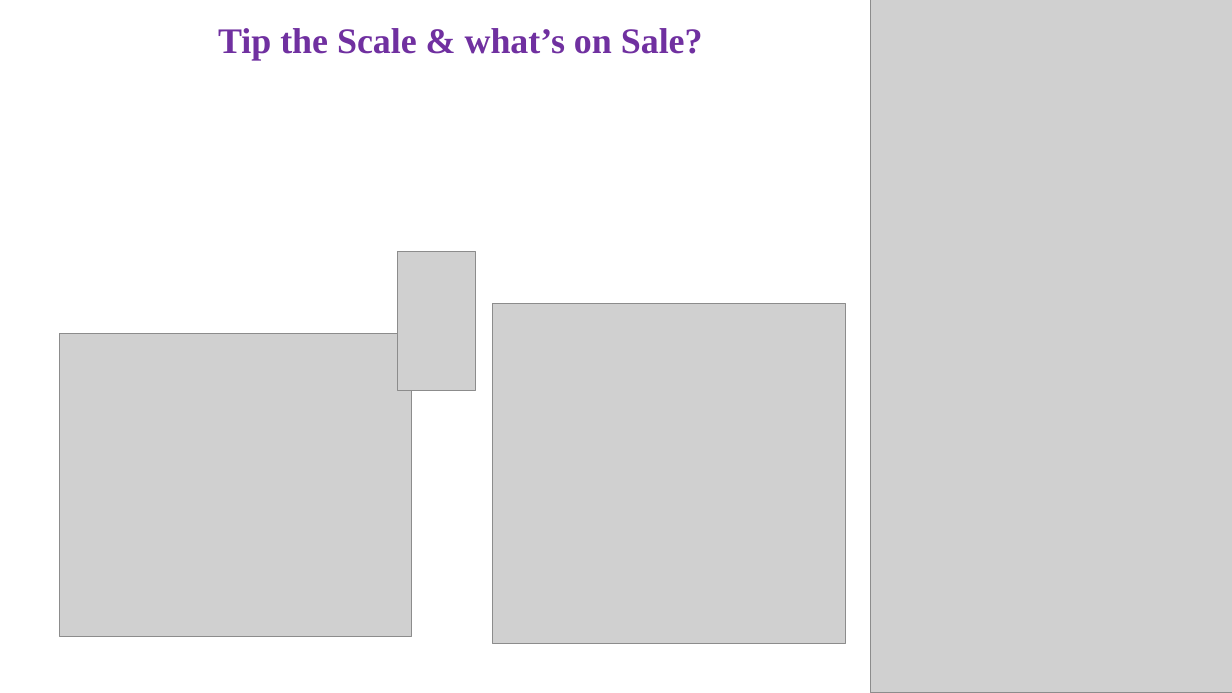
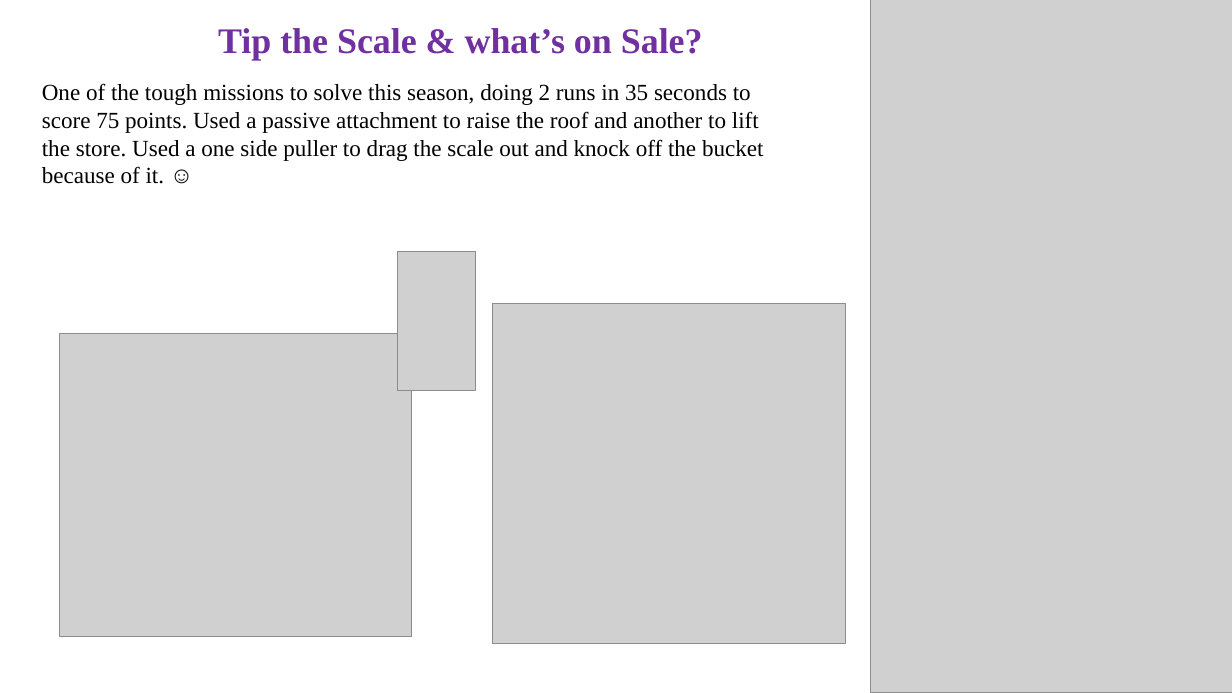
Before and after one commit to rkolavennu/EarthBuilders, a slide deck: slide 5 of Robot Design.pptx. Drawn at 1232x693 pixels with LibreOffice and Linux fonts; fonts in the diff are those of the drawing; grey boxes stand for pictures. Boxes give left, top, right and bottom in pixels: in the first picture for what was removed or moved away, otherwise in the second. Text is boxed around its words. In the diff, an @@ line names an element or a change of style, - is before the commit and + after.

```diff
--- a/Robot Design.pptx
+++ b/Robot Design.pptx
@@ text added at (42,83,763,184), 18 pt, text #000000 @@
+One of the tough missions to solve this season, doing 2 runs in 35 seconds to score 75 points. Used a passive attachment to raise the roof and another to lift the store. Used a one side puller to drag the scale out and knock off the bucket because of it. ☺
```
Also in this commit, not shown: 1 other slide changed.
